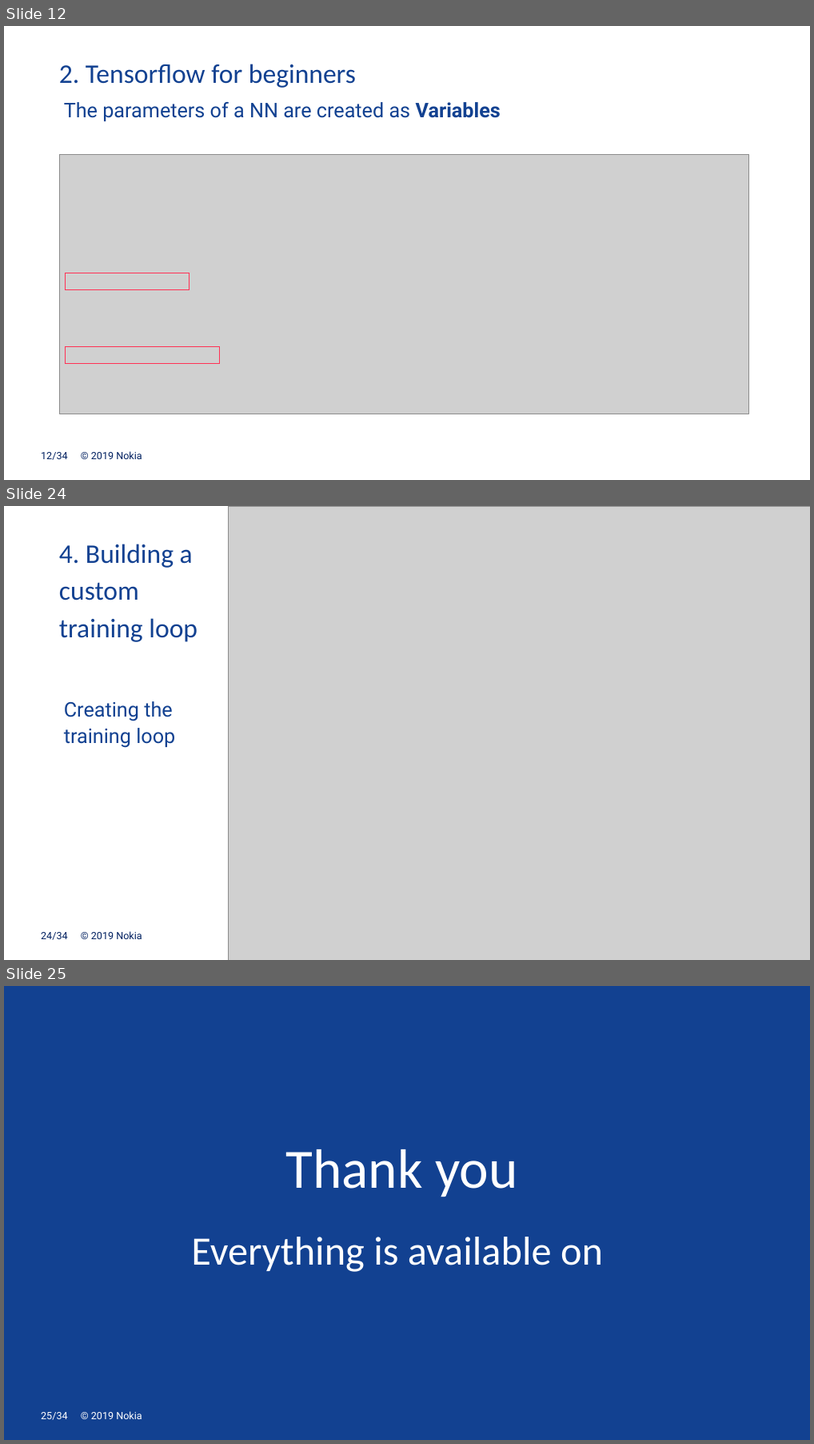
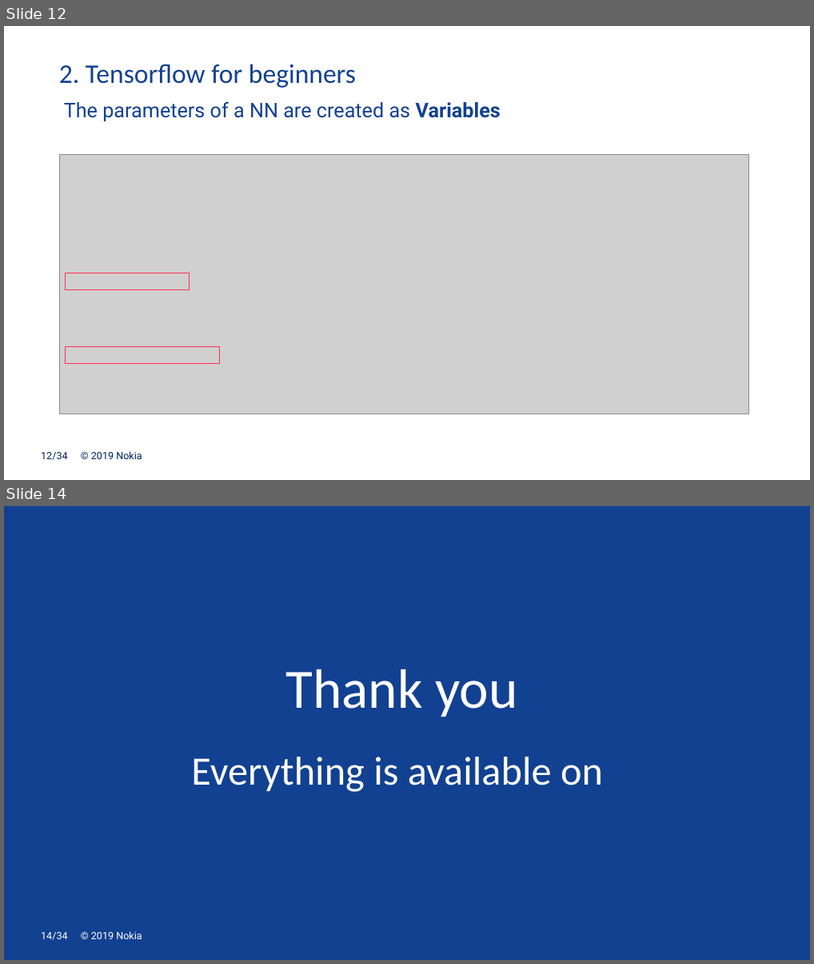
Before and after one commit to mgoutay/ml_course, a slide deck: DL_course_1.pptx. Shown one above the other, each under a label of ours: slides 12, 24 and 25 before the commit, slides 12 and 14 after it; the slides between them are not shown. The pictures are 814x1444 and 814x964 pixels, drawn with LibreOffice and Linux fonts; fonts in the diff are those of the drawing; grey boxes stand for pictures; background and template pictures are left out. Boxes give left, top, right and bottom in pixels: in the first picture for what was removed or moved away, otherwise in the second. Text is boxed around its words. In the diff, an @@ line names an element or a change of style, - is before the commit and + after.

```diff
--- a/DL_course_1.pptx
+++ b/DL_course_1.pptx
@@ slide 24 removed at [4,506,810,960], background #FFFFFF; not listed: 2 template elements that a slide beside it also shows @@
@@ picture removed at [229,506,810,960] @@
@@ text removed at [59,544,198,642] @@
-4. Building a
-custom
-training loop
@@ text removed at [64,701,175,748] @@
-Creating the
-training loop
@@ what was slide 25 is now slide 14 @@
@@ page number at [41,932,67,940]: text changed @@
-25/34
+14/34
```
Also in this commit, not shown: 1 slide changed, 10 other slides removed, 1 other file.
